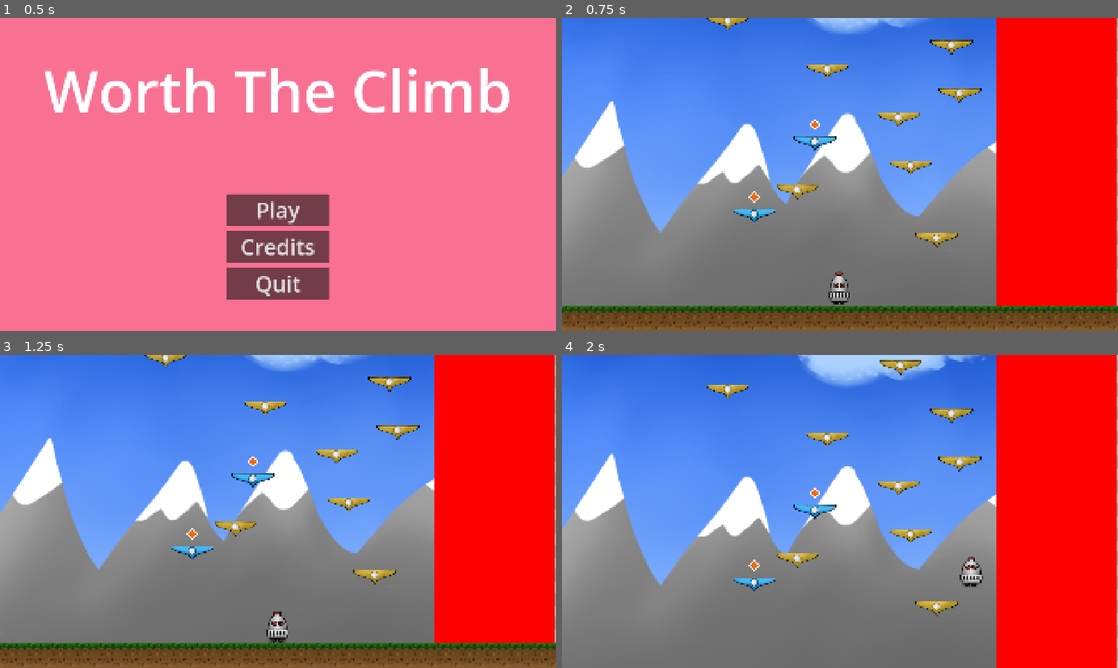
Above: before the commit, frames 1-4 (two rows, left to right).
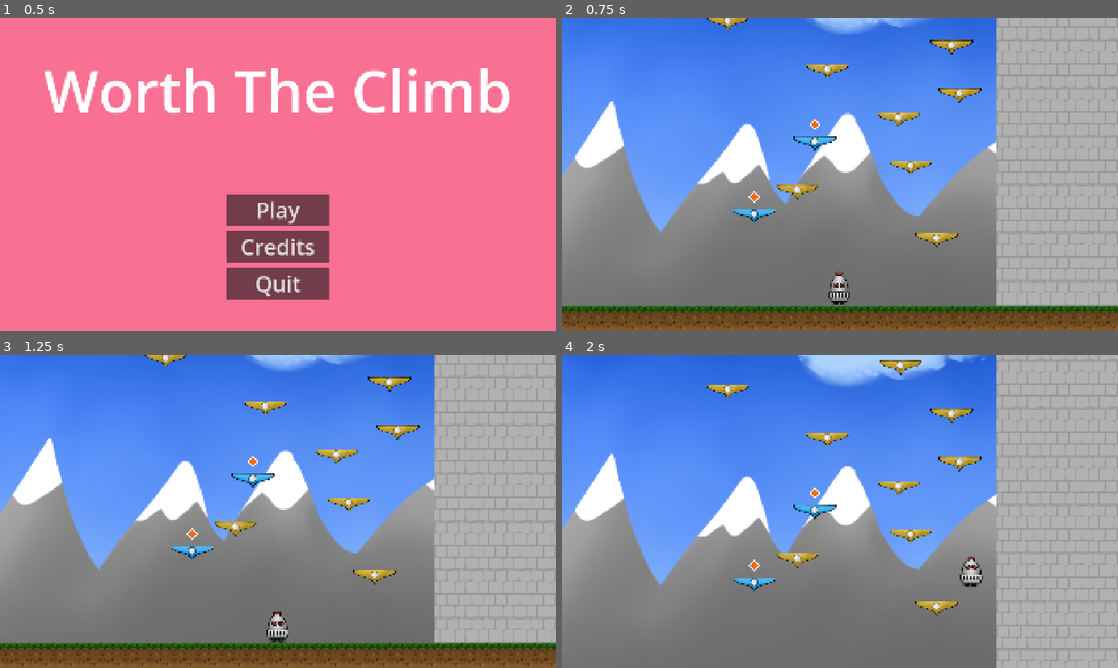
Above: after the commit, the same moments.

Repository: AllyJoho/princess-game
Game: Godot game, scene res://menus/main_menu.tscn
The game is run twice, just before and just after one commit, with the same random seed, the same clock (stepped at 60 frames per second) and the same inputs.
Inputs:
- Up to frame 1 (0.5 s): no input
- Up to frame 2 (0.75 s): click "Play" at 0.5 s
- Up to frame 3 (1.25 s): no input
- Up to frame 4 (2 s): hold D (move_right) from 1.28 s (still down); tap Space (jump) at 1.52 s

Frame 1 is identical in both runs. In frame 2, 20% of the frame differs, in the area x 78-100%, y 0-92%; in frame 3, 20%; in frame 4, 22%, in the area x 78-100%, y 0-100%.

Commit message:
added options

Diff:
--- a/menus/end_screen.tscn
+++ b/menus/end_screen.tscn
@@ -47,7 +47,7 @@
 [node name="give_up" type="Button" parent="PanelContainer/VBoxContainer" unique_id=960321339]
 layout_mode = 2
 theme_override_font_sizes/font_size = 45
-text = "Lose Heart"
+text = "Give Up"
 
 [connection signal="pressed" from="PanelContainer/VBoxContainer/try_again" to="." method="_on_try_again_pressed"]
 [connection signal="pressed" from="PanelContainer/VBoxContainer/give_up" to="." method="_on_give_up_pressed"]
--- /dev/null
+++ b/menus/gift_choice.gd
@@ -0,0 +1,25 @@
+extends Control
+
+func _ready():
+	get_tree().paused = false
+	hide()
+
+func resume():
+	get_tree().paused = false
+	hide()
+
+func pause():
+	get_tree().paused = true
+	show()
+
+func on_game_end() -> void:
+	pause()
+	$PanelContainer/VBoxContainer/Message.text = GameState.game_end_message()
+
+func _on_try_again_pressed() -> void:
+	get_tree().reload_current_scene()
+
+
+func _on_give_up_pressed() -> void:
+	resume()
+	get_tree().change_scene_to_file("res://menus/main_menu.tscn")
--- /dev/null
+++ b/menus/gift_choice.tscn
@@ -0,0 +1,53 @@
+[gd_scene format=3 uid="uid://b0llo74ban0ur"]
+
+[node name="Gift_Choice" type="Control" unique_id=40387386]
+process_mode = 3
+layout_mode = 3
+anchors_preset = 15
+anchor_right = 1.0
+anchor_bottom = 1.0
+grow_horizontal = 2
+grow_vertical = 2
+
+[node name="OptionBox" type="PanelContainer" parent="." unique_id=1358979236]
+layout_mode = 1
+anchors_preset = -1
+anchor_left = 0.5
+anchor_top = 0.5
+anchor_right = 0.5
+anchor_bottom = 0.5
+offset_left = -270.0
+offset_top = -270.0
+offset_right = 270.0
+offset_bottom = 270.0
+
+[node name="Options" type="VBoxContainer" parent="OptionBox" unique_id=43167696]
+custom_minimum_size = Vector2(400, 0)
+layout_mode = 2
+size_flags_horizontal = 4
+size_flags_vertical = 4
+theme_override_constants/separation = 16
+
+[node name="Message" type="Label" parent="OptionBox/Options" unique_id=493087938]
+custom_minimum_size = Vector2(350, 0)
+layout_mode = 2
+theme_override_font_sizes/font_size = 32
+text = "What type of ____gift___ do you want to get the princess?"
+horizontal_alignment = 1
+vertical_alignment = 1
+autowrap_mode = 2
+
+[node name="option1" type="Button" parent="OptionBox/Options" unique_id=1194235295]
+layout_mode = 2
+theme_override_font_sizes/font_size = 45
+text = "Option1"
+
+[node name="option2" type="Button" parent="OptionBox/Options" unique_id=449664826]
+layout_mode = 2
+theme_override_font_sizes/font_size = 45
+text = "Option2"
+
+[node name="option3" type="Button" parent="OptionBox/Options" unique_id=1852155109]
+layout_mode = 2
+theme_override_font_sizes/font_size = 45
+text = "Option3"
--- a/scenes/gift.tscn
+++ b/scenes/gift.tscn
@@ -15,4 +15,51 @@
 scale = Vector2(1.5, 1.5)
 shape = SubResource("RectangleShape2D_gn6ih")
 
+[node name="CanvasLayer" type="CanvasLayer" parent="." unique_id=201154133]
+
+[node name="OptionBox" type="PanelContainer" parent="CanvasLayer" unique_id=297185207]
+anchors_preset = -1
+anchor_left = 0.5
+anchor_top = 0.5
+anchor_right = 0.5
+anchor_bottom = 0.5
+offset_left = -270.0
+offset_top = -270.0
+offset_right = 270.0
+offset_bottom = 270.0
+
+[node name="Options" type="VBoxContainer" parent="CanvasLayer/OptionBox" unique_id=1720083376]
+custom_minimum_size = Vector2(400, 0)
+layout_mode = 2
+size_flags_horizontal = 4
+size_flags_vertical = 4
+theme_override_constants/separation = 16
+
+[node name="Message" type="Label" parent="CanvasLayer/OptionBox/Options" unique_id=224131143]
+custom_minimum_size = Vector2(350, 0)
+layout_mode = 2
+theme_override_font_sizes/font_size = 32
+text = "What type of ____gift___ do you want to get the princess?"
+horizontal_alignment = 1
+vertical_alignment = 1
+autowrap_mode = 2
+
+[node name="option1" type="Button" parent="CanvasLayer/OptionBox/Options" unique_id=1826680257]
+layout_mode = 2
+theme_override_font_sizes/font_size = 45
+text = "Option1"
+
+[node name="option2" type="Button" parent="CanvasLayer/OptionBox/Options" unique_id=1531223355]
+layout_mode = 2
+theme_override_font_sizes/font_size = 45
+text = "Option2"
+
+[node name="option3" type="Button" parent="CanvasLayer/OptionBox/Options" unique_id=1421817455]
+layout_mode = 2
+theme_override_font_sizes/font_size = 45
+text = "Option3"
+
 [connection signal="body_entered" from="." to="." method="_on_body_entered"]
+[connection signal="pressed" from="CanvasLayer/OptionBox/Options/option1" to="." method="_on_option_1_pressed"]
+[connection signal="pressed" from="CanvasLayer/OptionBox/Options/option2" to="." method="_on_option_2_pressed"]
+[connection signal="pressed" from="CanvasLayer/OptionBox/Options/option3" to="." method="_on_option_3_pressed"]
--- a/scenes/tower.tscn
+++ b/scenes/tower.tscn
@@ -25,6 +25,7 @@
 visible = false
 
 [node name="ColorRect" type="ColorRect" parent="." unique_id=375279745]
+visible = false
 z_index = 1000
 offset_left = 416.0
 offset_top = 32.0
@@ -35,6 +36,7 @@
 color = Color(1, 0, 0, 1)
 
 [node name="ColorRect2" type="ColorRect" parent="." unique_id=1735572012]
+visible = false
 z_index = 1000
 offset_left = -30.0
 offset_top = -1904.0
@@ -43,4 +45,4 @@
 color = Color(0.5606185, 0.4613108, 0.82337165, 1)
 
 [node name="End_Interface" parent="." unique_id=1474081801 instance=ExtResource("5_jfguu")]
-position = Vector2(470, -2004)
+position = Vector2(470, -2002)
--- a/scripts/game_state.gd
+++ b/scripts/game_state.gd
@@ -4,6 +4,15 @@
 var final_time: float = 0.0
 var princess_preferences = [] # Array of Arrays [[1,2,3], [3,1,2], etc.]
 var player_choices = [] # What the player actually picked
+
+const ITEM_NAMES = ["Flower", "Weapon", "Book", "Chocolate", "Gem"]
+const ITEM_VARIANTS = {
+	"Flower":    ["Rose", "Tulip", "Daisy"],
+	"Weapon":    ["Bow", "Dagger", "Poison"],
+	"Book":      ["Romance", "Fantasy", "History"],
+	"Chocolate": ["Dark", "Milk", "Caramel"],
+	"Gem":       ["Ruby", "Sapphire", "Emerald"],
+}
 
 func _ready():
 	generate_preferences()
@@ -13,6 +22,7 @@
 		var prefs = [1, 2, 3]
 		prefs.shuffle()
 		princess_preferences.append(prefs)
+		player_choices.append(0)
 
 func start_timer():
 	start_time = Time.get_unix_time_from_system()
--- a/scripts/gift.gd
+++ b/scripts/gift.gd
@@ -1,10 +1,40 @@
 extends Area2D
 
-var index: int = 0
+var index: int = -1
 
+func _ready():
+	$CanvasLayer/OptionBox.visible = false
 
+func pause():
+	get_tree().paused = true
+	show()
 
 func _on_body_entered(body: Node2D) -> void:
 	if body.name == "Knight":
-		print("Got gift ",index)
-		self.queue_free()
+		make_options()
+
+func make_options():
+	var catagory = GameState.ITEM_NAMES[index]
+	var message = "What type of "+catagory+" do you want to get the princess?"
+	$CanvasLayer/OptionBox/Options/Message.text = message
+	$CanvasLayer/OptionBox/Options/option1.text = GameState.ITEM_VARIANTS.catagory[0]
+	$CanvasLayer/OptionBox/Options/option2.text = GameState.ITEM_VARIANTS.catagory[1]
+	$CanvasLayer/OptionBox/Options/option3.text = GameState.ITEM_VARIANTS.catagory[2]
+	pause()
+
+func enter_option(option):
+	GameState.player_choices[index] = option
+	get_tree().paused = false
+	self.queue_free()
+
+
+func _on_option_1_pressed() -> void:
+	enter_option(1)
+
+
+func _on_option_2_pressed() -> void:
+	enter_option(2)
+
+
+func _on_option_3_pressed() -> void:
+	enter_option(3)
Not shown, added: menus/gift_choice.gd.uid
